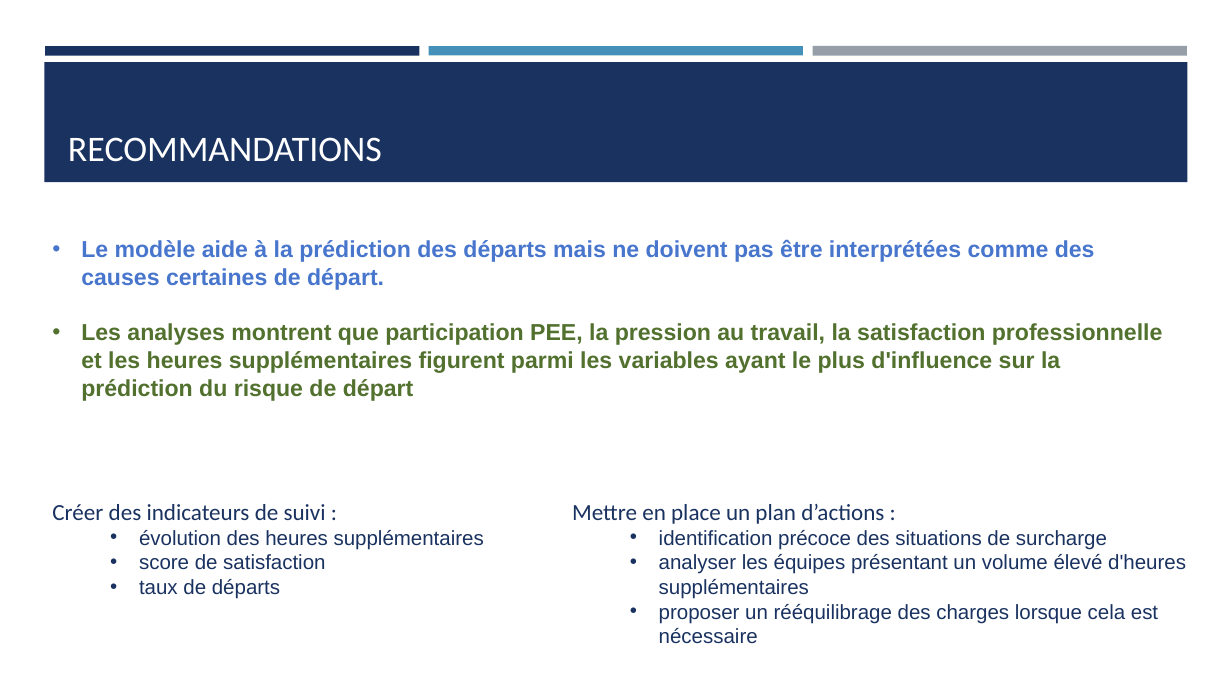
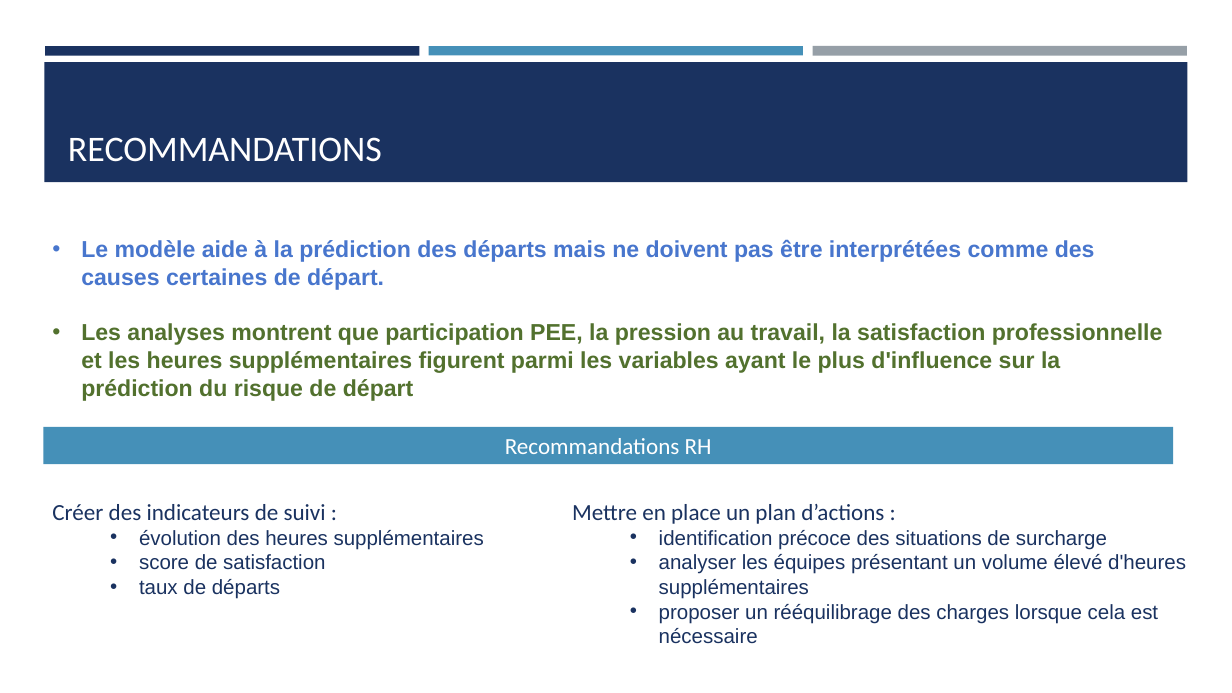
Before and after one commit to Ace4teaM/OCR-NovaTech, a slide deck: slide 44 of Presentation.pptx. Drawn at 1232x693 pixels with LibreOffice and Linux fonts; fonts in the diff are those of the drawing. Boxes give left, top, right and bottom in pixels: in the first picture for what was removed or moved away, otherwise in the second. Text is boxed around its words. In the diff, an @@ line names an element or a change of style, - is before the commit and + after.

```diff
--- a/Presentation.pptx
+++ b/Presentation.pptx
@@ rectangle added at <box>43,427,1174,464</box>, fill #4590B8, 18 pt, text #FFFFFF @@
+Recommandations RH
```
Also in this commit, not shown: 1 other file.
